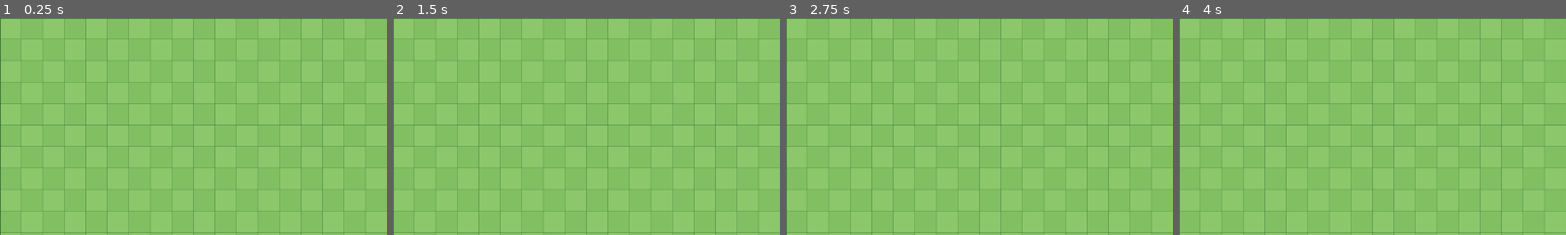
Above: before the commit, frames 1-4 (left to right).
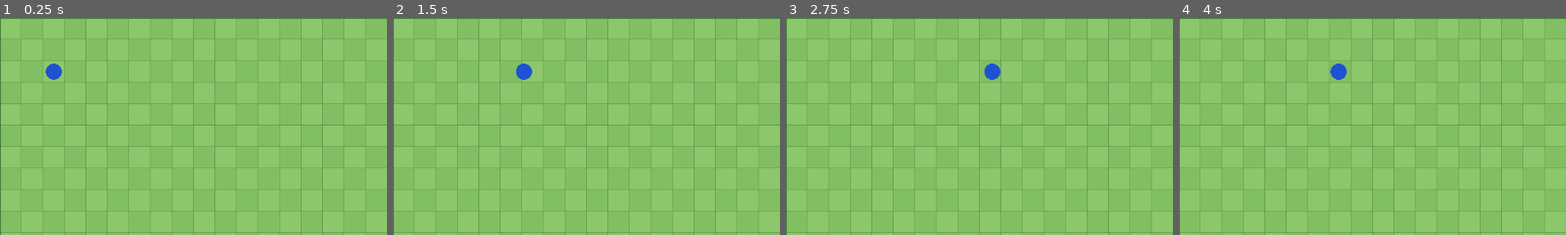
Above: after the commit, the same moments.

Repository: adunato/town-sim-godot
Game: Godot game, scene res://scenes/main.tscn
Two runs of this game, one before a commit and one after it. Both use one fixed random seed, a clock stepped at 60 frames per second and the inputs below.
Inputs (mouse positions are % of the whole screen's width and height, from its top left):
- Up to frame 1 (0.25 s): no input
- Up to frame 2 (1.5 s): tap Enter at 0.5 s; move the mouse to (72, 45) at 0.52 s; hold D (move_right, bound only after the commit) 0.53-1.25 s; click (72, 45) at 0.67 s; drag from (30, 55) to (45, 70) at 1.27 s
- Up to frame 3 (2.75 s): tap Space at 2 s; move the mouse to (60, 28) at 2.02 s; hold D (move_right, bound only after the commit) from 2.03 s (still down)
- Up to frame 4 (4 s): release D (move_right, bound only after the commit) at 2.75 s; drag from (45, 70) to (20, 35) at 2.77 s; tap Enter at 3.5 s; move the mouse to (80, 65) at 3.52 s; hold A (move_left, bound only after the commit) from 3.53 s (still down)
The pictures show only the part of the screen within x 0-50%, y 0-50%; the shares and areas given below are measured in that part.

The runs differ from the first frame. In frame 1, 0.2% of the frame differs, in the area x 11-17%, y 20-29%; in frame 2, 0.3%; in frame 3, 0.3%, in the area x 51-56%, y 20-29%; in frame 4, 0.3%.

Commit message:
feat: implement #9 player controller

Diff:
--- a/project.godot
+++ b/project.godot
@@ -21,6 +21,26 @@
 
 [input]
 
+move_up={
+"deadzone": 0.5,
+"events": [Object(InputEventKey,"resource_local_to_scene":false,"resource_name":"","device":-1,"window_id":0,"alt_pressed":false,"shift_pressed":false,"ctrl_pressed":false,"meta_pressed":false,"pressed":false,"keycode":87,"physical_keycode":0,"key_label":0,"unicode":0,"location":0,"echo":false,"script":null)
+]
+}
+move_down={
+"deadzone": 0.5,
+"events": [Object(InputEventKey,"resource_local_to_scene":false,"resource_name":"","device":-1,"window_id":0,"alt_pressed":false,"shift_pressed":false,"ctrl_pressed":false,"meta_pressed":false,"pressed":false,"keycode":83,"physical_keycode":0,"key_label":0,"unicode":0,"location":0,"echo":false,"script":null)
+]
+}
+move_left={
+"deadzone": 0.5,
+"events": [Object(InputEventKey,"resource_local_to_scene":false,"resource_name":"","device":-1,"window_id":0,"alt_pressed":false,"shift_pressed":false,"ctrl_pressed":false,"meta_pressed":false,"pressed":false,"keycode":65,"physical_keycode":0,"key_label":0,"unicode":0,"location":0,"echo":false,"script":null)
+]
+}
+move_right={
+"deadzone": 0.5,
+"events": [Object(InputEventKey,"resource_local_to_scene":false,"resource_name":"","device":-1,"window_id":0,"alt_pressed":false,"shift_pressed":false,"ctrl_pressed":false,"meta_pressed":false,"pressed":false,"keycode":68,"physical_keycode":0,"key_label":0,"unicode":0,"location":0,"echo":false,"script":null)
+]
+}
 toggle_debug_overlay={
 "deadzone": 0.5,
 "events": [Object(InputEventKey,"resource_local_to_scene":false,"resource_name":"","device":-1,"window_id":0,"alt_press …(195 unchanged characters)…
--- a/scenes/main.tscn
+++ b/scenes/main.tscn
@@ -1,9 +1,10 @@
-[gd_scene load_steps=5 format=3 uid="uid://bwp1sm7h7h3ua"]
+[gd_scene load_steps=6 format=3 uid="uid://bwp1sm7h7h3ua"]
 
 [ext_resource type="Script" path="res://scripts/main.gd" id="1_ojyr8"]
 [ext_resource type="Script" path="res://scripts/map/map_renderer.gd" id="2_4f5q0"]
 [ext_resource type="Script" path="res://scripts/debug/debug_overlay.gd" id="2_abm7f"]
 [ext_resource type="Script" path="res://scripts/debug/debug_readout.gd" id="3_wdgty"]
+[ext_resource type="PackedScene" path="res://scenes/player/player.tscn" id="4_xq3sr"]
 
 [node name="Main" type="Node"]
 script = ExtResource("1_ojyr8")
@@ -13,6 +14,8 @@
 [node name="Map" type="Node2D" parent="World"]
 script = ExtResource("2_4f5q0")
 
+[node name="Player" parent="World" instance=ExtResource("4_xq3sr")]
+
 [node name="DebugOverlay" type="Node2D" parent="World"]
 script = ExtResource("2_abm7f")
 
--- /dev/null
+++ b/scenes/player/player.tscn
@@ -0,0 +1,13 @@
+[gd_scene load_steps=3 format=3]
+
+[ext_resource type="Script" path="res://scripts/player/player_controller.gd" id="1_6f3ka"]
+
+[sub_resource type="CircleShape2D" id="CircleShape2D_8n65a"]
+radius = 12.0
+
+[node name="Player" type="CharacterBody2D"]
+z_index = 10
+script = ExtResource("1_6f3ka")
+
+[node name="CollisionShape2D" type="CollisionShape2D" parent="."]
+shape = SubResource("CircleShape2D_8n65a")
--- a/scripts/main.gd
+++ b/scripts/main.gd
@@ -4,6 +4,7 @@
 
 @onready var _debug_overlay := $World/DebugOverlay
 @onready var _map_renderer := $World/Map
+@onready var _player := $World/Player
 @onready var _debug_readout := $UI/DebugReadout
 
 var _map_model: RefCounted
@@ -11,6 +12,7 @@
 
 func _ready() -> void:
 	_ensure_debug_input_actions()
+	_ensure_movement_input_actions()
 	_map_model = GridMapModelScript.new()
 
 	var load_result: Dictionary = _map_model.load_from_file()
@@ -19,6 +21,7 @@
 		return
 
 	_map_renderer.set_map_model(_map_model)
+	_place_player_at_spawn()
 	_debug_overlay.set_map_model(_map_model)
 	_debug_readout.set_seed(_map_model.seed)
 	_debug_overlay.debug_state_changed.connect(_debug_readout.set_overlay_state)
@@ -39,6 +42,23 @@
 	_add_key_action("cycle_debug_overlay", KEY_F4)
 
 
+func _ensure_movement_input_actions() -> void:
+	_add_key_action("move_up", KEY_W)
+	_add_key_action("move_down", KEY_S)
+	_add_key_action("move_left", KEY_A)
+	_add_key_action("move_right", KEY_D)
+
+
+func _place_player_at_spawn() -> void:
+	_player.set_map_model(_map_model)
+	var spawn_result: Dictionary = _map_model.cell_to_world(_map_model.player_spawn_cell)
+	if not spawn_result.ok:
+		push_error("Unable to place player at spawn cell %s: %s" % [_map_model.player_spawn_cell, spawn_result.error])
+		return
+
+	_player.global_position = spawn_result.world_position
+
+
 func _add_key_action(action_name: StringName, keycode: Key) -> void:
 	if not InputMap.has_action(action_name):
 		InputMap.add_action(action_name)
--- /dev/null
+++ b/scripts/player/player_controller.gd
@@ -0,0 +1,52 @@
+class_name PlayerController
+extends CharacterBody2D
+
+const NO_MAP_MODEL_ERROR := "PlayerController has no map model assigned."
+
+@export var movement_speed := 160.0
+@export var visual_radius := 12.0
+@export var visual_color := Color(0.12, 0.32, 0.82, 1.0)
+
+var _map_model: RefCounted
+
+
+func _ready() -> void:
+	queue_redraw()
+
+
+func _physics_process(_delta: float) -> void:
+	velocity = get_movement_velocity_for_direction(get_input_direction())
+	move_and_slide()
+
+
+func _draw() -> void:
+	draw_circle(Vector2.ZERO, visual_radius, visual_color)
+
+
+func set_map_model(map_model: RefCounted) -> void:
+	_map_model = map_model
+
+
+func get_world_position() -> Vector2:
+	return global_position
+
+
+func get_current_grid_cell() -> Dictionary:
+	if _map_model == null:
+		return {
+			"ok": false,
+			"error": NO_MAP_MODEL_ERROR,
+		}
+
+	return _map_model.world_to_cell(global_position)
+
+
+func get_input_direction() -> Vector2:
+	return Input.get_vector("move_left", "move_right", "move_up", "move_down")
+
+
+func get_movement_velocity_for_direction(direction: Vector2) -> Vector2:
+	if direction.length() > 1.0:
+		direction = direction.normalized()
+
+	return direction * movement_speed
--- /dev/null
+++ b/scripts/validation/validate_player_controller.gd
@@ -0,0 +1,136 @@
+extends SceneTree
+
+const GridMapModelScript := preload("res://scripts/map/grid_map_model.gd")
+const PlayerScene := preload("res://scenes/player/player.tscn")
+const MainScene := preload("res://scenes/main.tscn")
+
+var _failures: Array[String] = []
+
+
+func _initialize() -> void:
+	await _run_checks()
+
+	if _failures.is_empty():
+		print("validate_player_controller.gd: all checks passed")
+		quit(0)
+	else:
+		for failure in _failures:
+			printerr(failure)
+		quit(1)
+
+
+func _run_checks() -> void:
+	var model := GridMapModelScript.new()
+	var load_result: Dictionary = model.load_from_file()
+	_expect(load_result.ok, "prototype_map.json should load for player validation: %s" % load_result.get("error", ""))
+	if not load_result.ok:
+		return
+
+	await _verify_player_scene(model)
+	await _verify_startup_scene(model)
+	_verify_input_actions()
+
+
+func _verify_player_scene(model: RefCounted) -> void:
+	var player := PlayerScene.instantiate()
+	get_root().add_child(player)
+	await process_frame
+
+	_expect(player is CharacterBody2D, "Player scene root should be CharacterBody2D")
+	_expect(player.name == "Player", "Player scene root should be named Player")
+	_expect(player.get_script() != null and player.get_script().resource_path == "res://scripts/player/player_controller.gd", "Player scene root should use player_controller.gd")
+	_expect(player.has_node("CollisionShape2D"), "Player scene should contain CollisionShape2D child")
+
+	var collision_shape := player.get_node("CollisionShape2D")
+	_expect(collision_shape is CollisionShape2D, "CollisionShape2D child should be a CollisionShape2D node")
+	_expect(collision_shape.shape is CircleShape2D, "Player CollisionShape2D should use CircleShape2D")
+	_expect(collision_shape.shape.radius == player.visual_radius, "Player collision radius should match visual radius")
+
+	_verify_player_contract(player, model)
+	_verify_movement_contract(player)
+
+	player.queue_free()
+	await process_frame
+	await process_frame
+
+
+func _verify_player_contract(player: Node, model: RefCounted) -> void:
+	_expect(player.has_method("set_map_model"), "Player root should expose set_map_model")
+	_expect(player.has_method("get_world_position"), "Player root should expose get_world_position")
+	_expect(player.has_method("get_current_grid_cell"), "Player root should expose get_current_grid_cell")
+
+	var missing_model_result: Dictionary = player.call("get_current_grid_cell")
+	_expect(not missing_model_result.ok, "get_current_grid_cell should fail explicitly when no map model is assigned")
+
+	player.call("set_map_model", model)
+	var expected_position_result: Dictionary = model.cell_to_world(model.player_spawn_cell)
+	_expect(expected_position_result.ok, "cell_to_world should accept player_spawn_cell")
+	player.global_position = expected_position_result.world_position
+
+	var position: Vector2 = player.call("get_world_position")
+	_expect(position == expected_position_result.world_position, "get_world_position should return player global_position")
+
+	var cell_result: Dictionary = player.call("get_current_grid_cell")
+	_expect(cell_result.ok, "get_current_grid_cell should succeed when player is inside map bounds")
+	_expect(cell_result.get("cell") == model.player_spawn_cell, "get_current_grid_cell expected %s, got %s" % [model.player_spawn_cell, cell_result.get("cell")])
+
+
+func _verify_movement_contract(player: Node) -> void:
+	_expect(player.has_method("get_movement_velocity_for_direction"), "Player root should expose movement velocity helper for validation")
+
+	var right_velocity: Vector2 = player.call("get_movement_velocity_for_direction", Vector2.RIGHT)
+	_expect(is_equal_approx(right_velocity.length(), player.movement_speed), "Cardinal movement speed should match movement_speed")
+
+	var diagonal_velocity: Vector2 = player.call("get_movement_velocity_for_direction", Vector2.ONE)
+	_expect(is_equal_approx(diagonal_velocity.length(), player.movement_speed), "Diagonal movement should be normalized to movement_speed")
+
+	var idle_velocity: Vector2 = player.call("get_movement_velocity_for_direction", Vector2.ZERO)
+	_expect(idle_velocity == Vector2.ZERO, "Zero input should produce zero velocity")
+
+
+func _verify_startup_scene(model: RefCounted) -> void:
+	var scene := MainScene.instantiate()
+	get_root().add_child(scene)
+	await process_frame
+
+	_expect(scene.has_node("World"), "main scene should contain World branch")
+	_expect(scene.has_node("World/Player"), "main scene should contain World/Player")
+
+	var player := scene.get_node("World/Player")
+	_expect(player.name == "Player", "startup player instance should be named Player")
+	_expect(player is CharacterBody2D, "startup player should be CharacterBody2D")
+
+	var expected_position_result: Dictionary = model.cell_to_world(model.player_spawn_cell)
+	_expect(expected_position_result.ok, "cell_to_world should accept configured spawn cell")
+	_expect(player.global_position == expected_position_result.world_position, "startup player position expected %s, got %s" % [expected_position_result.world_position, player.global_position])
+
+	var current_cell: Dictionary = player.call("get_current_grid_cell")
+	_expect(current_cell.ok, "startup player should report current grid cell")
+	_expect(current_cell.get("cell") == model.player_spawn_cell, "startup player current cell expected %s, got %s" % [model.player_spawn_cell, current_cell.get("cell")])
+
+	scene.queue_free()
+	await process_frame
+	await process_frame
+
+
+func _verify_input_actions() -> void:
+	_expect(_action_has_key("move_up", KEY_W), "move_up should be bound to W")
+	_expect(_action_has_key("move_down", KEY_S), "move_down should be bound to S")
+	_expect(_action_has_key("move_left", KEY_A), "move_left should be bound to A")
+	_expect(_action_has_key("move_right", KEY_D), "move_right should be bound to D")
+
+
+func _action_has_key(action_name: StringName, keycode: Key) -> bool:
+	if not InputMap.has_action(action_name):
+		return false
+
+	for event in InputMap.action_get_events(action_name):
+		if event is InputEventKey and event.keycode == keycode:
+			return true
+
+	return false
+
+
+func _expect(condition: bool, message: String) -> void:
+	if not condition:
+		_failures.append(message)
Not shown, added: scripts/player/player_controller.gd.uid
Not shown, added: scripts/validation/validate_player_controller.gd.uid
